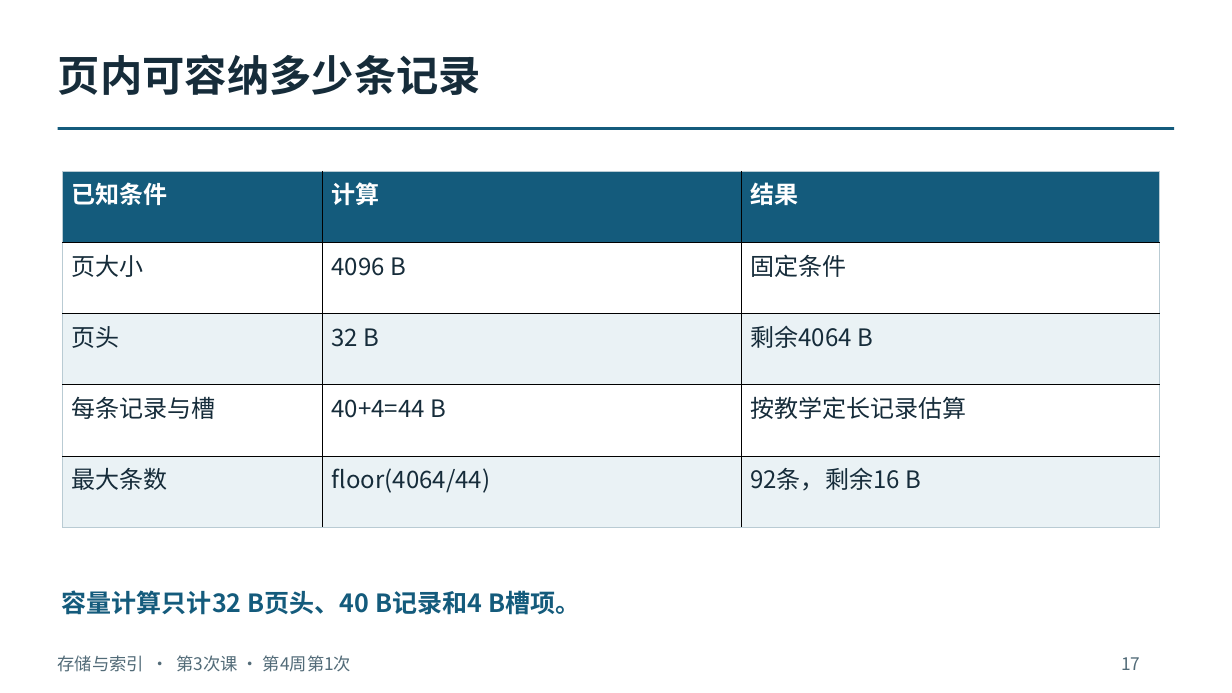
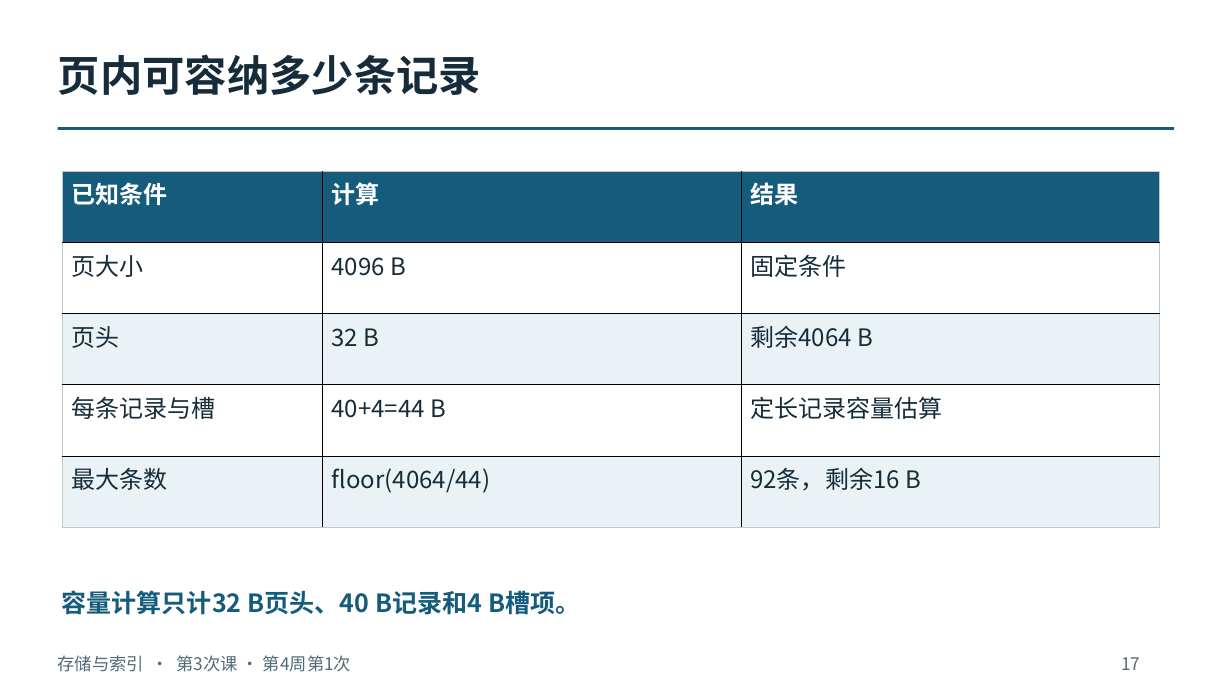
Before and after one commit to intellistream/database-kernel-course-student, a slide deck: slide 17 of 01_课件（第6版）/02_存储与索引.pptx. Drawn at 1232x693 pixels with LibreOffice and Linux fonts; fonts in the diff are those of the drawing. Boxes give left, top, right and bottom in pixels: in the first picture for what was removed or moved away, otherwise in the second. Text is boxed around its words. In the diff, an @@ line names an element or a change of style, - is before the commit and + after.

```diff
--- a/01_课件（第6版）/02_存储与索引.pptx
+++ b/01_课件（第6版）/02_存储与索引.pptx
@@ table at bbox=[63, 171, 1160, 527] @@
-row 4, column 3: 按教学定长记录估算
+row 4, column 3: 定长记录容量估算
```
Also in this commit, not shown: 12 other slides changed, 26 other files.
